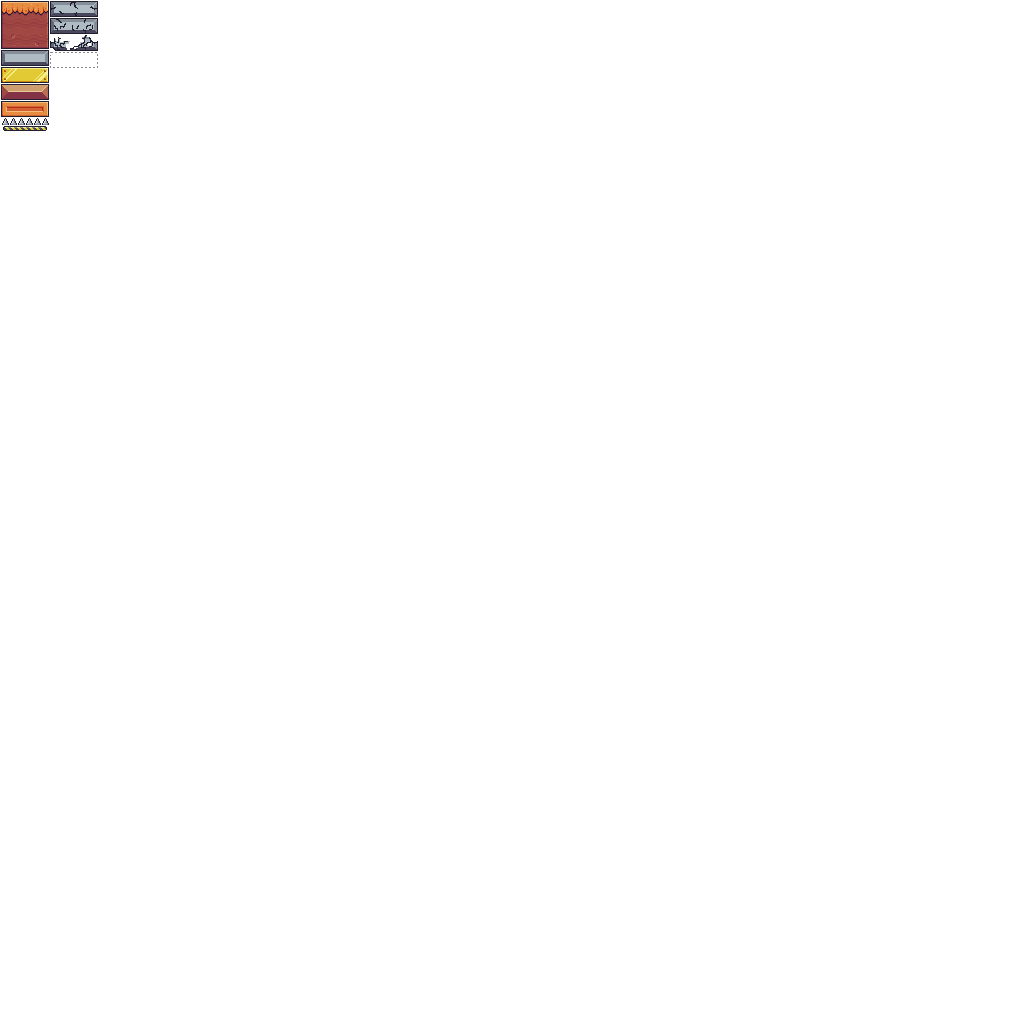
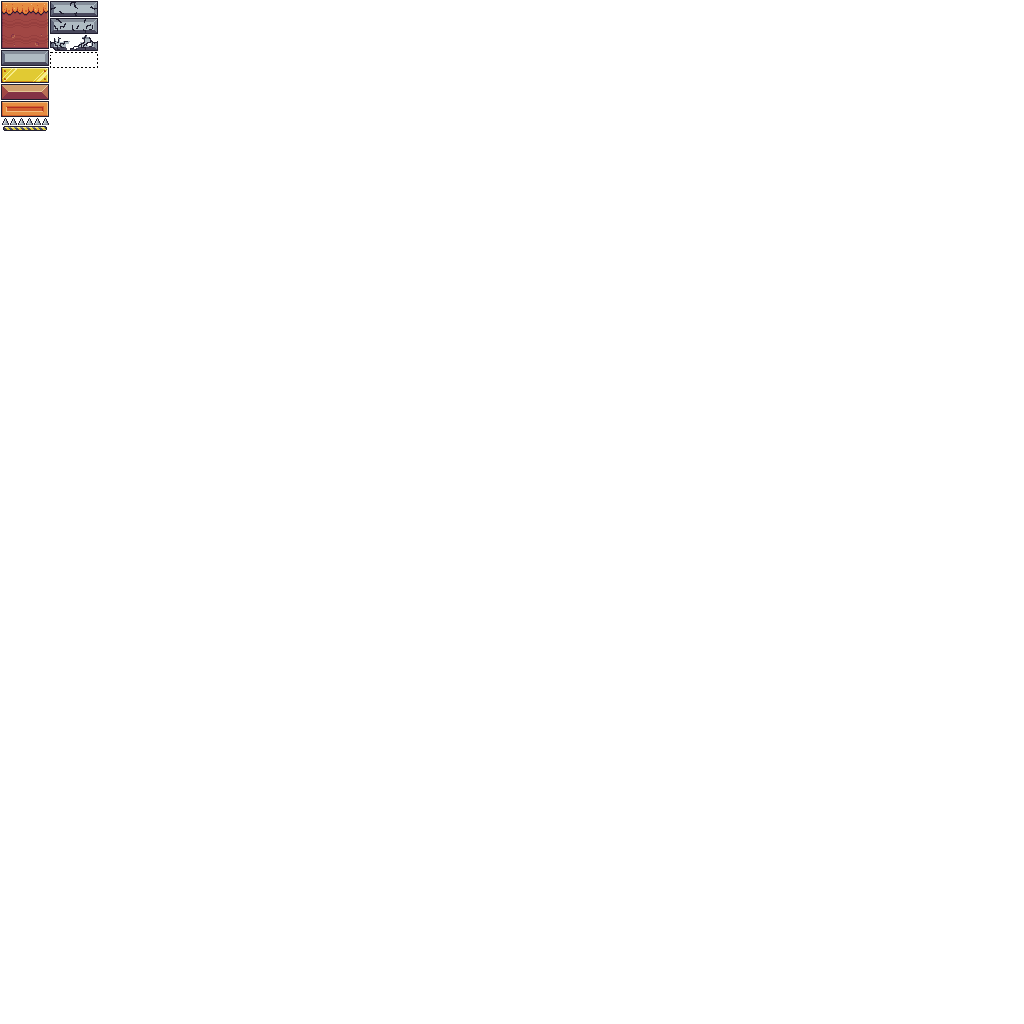
Layered file, before and after one edit (1024x1024). Changes by layer:
painted on "Layer 3" over [50, 52, 98, 68]
